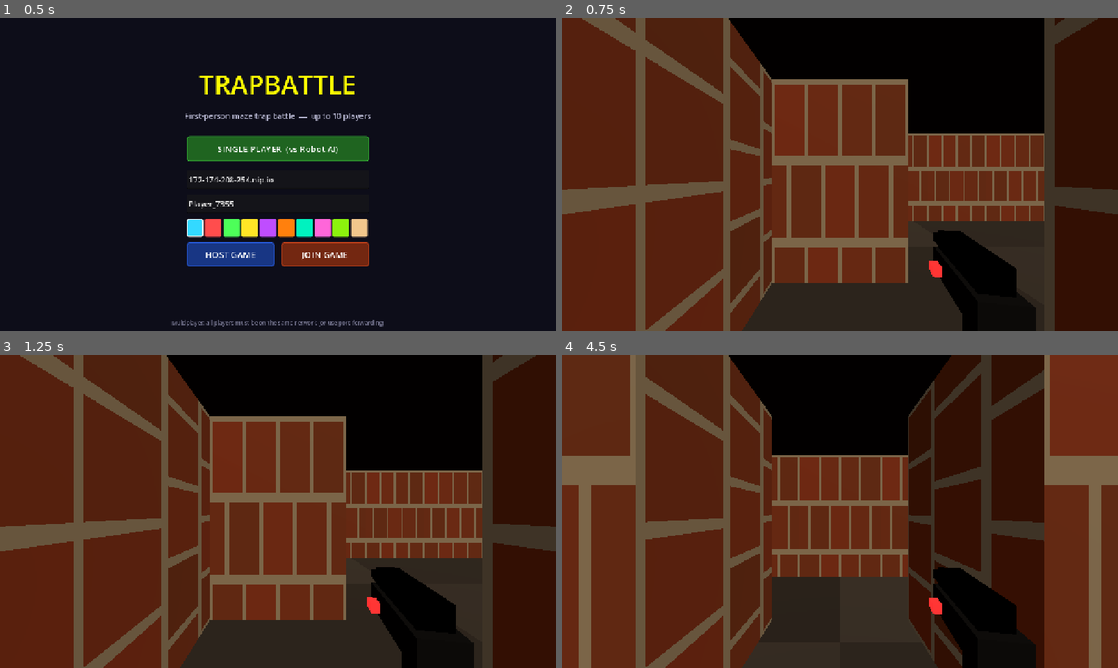
Above: before the commit, frames 1-4 (two rows, left to right).
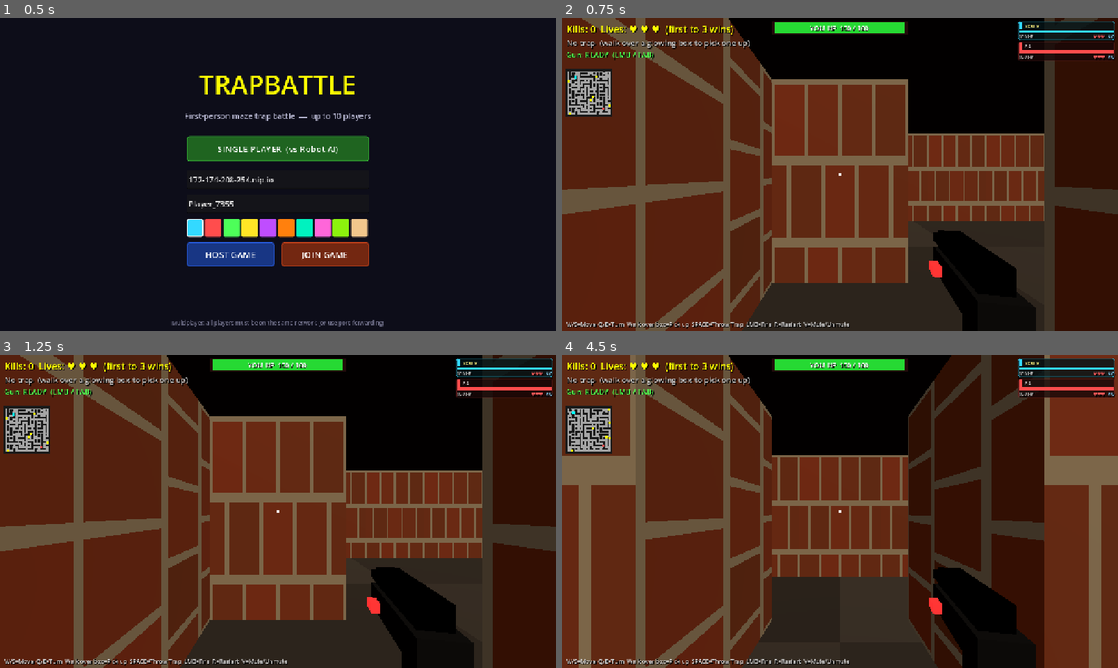
Above: after the commit, the same moments.

Repository: jyacine/trapbattle
Game: Godot game, scene res://scenes/Main.tscn
The game is run twice, just before and just after one commit, with the same random seed, the same clock (stepped at 60 frames per second) and the same inputs.
Inputs (mouse positions are in pixels of both pictures, inside the frame that each line leads up to):
- Up to frame 1 (0.5 s): no input
- Up to frame 2 (0.75 s): click "SINGLE PLAYER (vs Robot AI)" at 0.5 s
- Up to frame 3 (1.25 s): no input
- Up to frame 4 (4.5 s): tap Enter at 1.25 s; move the mouse to (867, 511) at 1.27 s; hold Q 1.28-2.03 s; hold Up (ui_up) 1.28-4.25 s; click (867, 511) at 1.42 s; tap Space at 1.52, 2.27, 3.77 s; move the mouse to (812, 511) at 2.02 s; tap E at 2.1 s; click (812, 511) at 2.17 s; move the mouse to (851, 505) at 2.77 s; tap Tab at 2.85 s; click (851, 505) at 2.92 s; move the mouse to (834, 517) at 3.52 s; tap R at 3.6 s; click (834, 517) at 3.67 s; click "SINGLE PLAYER (vs Robot AI)" at 4.25 s

Frame 1 is identical in both runs. In frame 2, 5.2% of the frame differs, in the area x 0-100%, y 1-100%; in frame 3, 5.2%; in frame 4, 6.0%.
Error before the commit: Parse Error: Cannot infer the type of "delta_v" variable because the value doesn't have a set type. (res://scripts/ui_manager.gd:808)

Commit message:
fix(touch): strafe-based joystick, always visible, no movement conflict
- Joystick now STRAFES (move relative to facing) instead of turning the
  player. Turning/aiming is done solely by the right-side look-drag, so
  the two inputs no longer fight over yaw — this removes the chaotic /
  jittery movement, especially when sliding along walls and objects.
- Fixes inverted control: pushing the stick right now moves right
  (was turning left due to yaw coupling).
- Joystick ring + knob are now fixed at bottom-left and ALWAYS visible;
  knob springs back to centre on release and re-centres on resize.
- Movement vector (forward*drive + right*strafe) is clamped to length 1.

Co-Authored-By: Claude Opus 4.8 <noreply@anthropic.com>

Diff:
--- a/scripts/player.gd
+++ b/scripts/player.gd
@@ -44,10 +44,9 @@
 var _footstep_timer:   float = 0.0
 const FOOTSTEP_INTERVAL := 0.42   # seconds between steps
 
-# ── Touch input ───────────────────────────────────────────────────────────────
-var touch_forward:  bool  = false
-var touch_backward: bool  = false
-var touch_turn:     float = 0.0   # joystick X: -1 (left) .. +1 (right)
+# ── Touch input (left joystick = strafe/move, relative to facing) ─────────────
+var touch_move_x: float = 0.0   # strafe: -1 (left)  .. +1 (right)
+var touch_move_y: float = 0.0   # drive:  -1 (back)  .. +1 (forward)
 
 # ── Multiplayer ───────────────────────────────────────────────────────────────
 var is_local: bool = true
@@ -111,10 +110,10 @@
 		return
 
 	var is_confused = game_manager.has_effect(peer_id, "confusion")
+	# Turning is keyboard (Q/E) + right-screen look-drag only — never the joystick.
 	var turn_dir = 0.0
 	if Input.is_key_pressed(KEY_Q): turn_dir -= rotation_speed * delta
 	if Input.is_key_pressed(KEY_E): turn_dir += rotation_speed * delta
-	turn_dir += touch_turn * rotation_speed * delta
 	if is_confused: turn_dir = -turn_dir
 	yaw += turn_dir
 	rotation.y = yaw
@@ -125,19 +124,32 @@
 
 	if can_move:
 		var speed_mult = 0.25 if game_manager.has_effect(peer_id, "freeze") else 1.0
-		var move = 0.0
-		if Input.is_action_pressed("ui_up")  or Input.is_key_pressed(KEY_W) or touch_forward:  move += 1.0
-		if Input.is_action_pressed("ui_down") or Input.is_key_pressed(KEY_S) or touch_backward: move -= 1.0
-		if is_confused: move = -move
-		if move != 0.0:
+
+		# Build a move vector relative to facing: Y = forward/back, X = strafe.
+		var drive  := 0.0
+		var strafe := 0.0
+		if Input.is_action_pressed("ui_up")   or Input.is_key_pressed(KEY_W): drive  += 1.0
+		if Input.is_action_pressed("ui_down") or Input.is_key_pressed(KEY_S): drive  -= 1.0
+		drive  += touch_move_y
+		strafe += touch_move_x
+		if is_confused:
+			drive  = -drive
+			strafe = -strafe
+
+		var forward := Vector3(-sin(yaw), 0.0, -cos(yaw))
+		var right   := Vector3( cos(yaw), 0.0, -sin(yaw))
+		var dir     := forward * drive + right * strafe
+		if dir.length() > 1.0:
+			dir = dir.normalized()
+
+		if dir.length_squared() > 0.0001:
 			# Footstep sound
 			_footstep_timer -= delta
 			if _footstep_timer <= 0.0:
 				if sound_manager: sound_manager.play_footstep()
 				_footstep_timer = FOOTSTEP_INTERVAL / speed_mult
 
-			var forward  = Vector3(-sin(yaw), 0.0, -cos(yaw))
-			var movement = forward * move * move_speed * speed_mult * delta
+			var movement = dir * move_speed * speed_mult * delta
 			var new_pos  = position + movement
 			if _is_walkable(new_pos):
 				position = new_pos
--- a/scripts/ui_manager.gd
+++ b/scripts/ui_manager.gd
@@ -47,8 +47,11 @@
 var _blind_overlay: ColorRect
 
 # ── Mobile controls (phone / web) ─────────────────────────────────────────────
-const _JOY_R    := 80.0   # joystick physical radius in pixels
-const _JOY_DEAD := 0.15   # normalised dead-zone
+const _JOY_BASE := 170.0  # joystick ring diameter
+const _JOY_KNOB := 70.0   # joystick knob diameter
+const _JOY_R    := 70.0   # max knob travel from centre, in pixels
+const _JOY_DEAD := 0.18   # normalised dead-zone
+const _JOY_MG   := 28     # joystick distance from screen corner
 
 var _joy_id:      int     = -1
 var _joy_origin:  Vector2 = Vector2.ZERO
@@ -123,6 +126,9 @@
 	_update_player_hud()
 	_update_minimap()
 	_update_crosshair()
+	# Keep the joystick knob parked at the ring centre while idle (also handles resize).
+	if _joy_base_nd != null and _joy_id == -1:
+		_recenter_knob()
 	if not game_manager.is_playing:
 		_show_overlay()
 
@@ -580,17 +586,17 @@
 	const FSZ := 120.0   # fire button diameter
 	const TSZ :=  90.0   # trap button diameter
 	const MG  :=  20     # screen-edge margin
-	const BSZ := 170.0   # joystick base diameter
-	const KSZ :=  70.0   # joystick knob diameter
-
-	# Joystick outer ring — shown dynamically where finger lands
-	_joy_base_nd = _circle_panel(BSZ, Color(0.12, 0.14, 0.18, 0.42), Color(0.90, 0.90, 0.90, 0.55), 3)
-	_joy_base_nd.visible = false
+
+	# Joystick outer ring — fixed at bottom-left, always visible
+	_joy_base_nd = _circle_panel(_JOY_BASE, Color(0.12, 0.14, 0.18, 0.42), Color(0.90, 0.90, 0.90, 0.55), 3)
+	_joy_base_nd.anchor_left   = 0.0; _joy_base_nd.anchor_right  = 0.0
+	_joy_base_nd.anchor_top    = 1.0; _joy_base_nd.anchor_bottom = 1.0
+	_joy_base_nd.offset_left   = _JOY_MG;            _joy_base_nd.offset_right  = _JOY_MG + _JOY_BASE
+	_joy_base_nd.offset_top    = -(_JOY_MG + _JOY_BASE); _joy_base_nd.offset_bottom = -_JOY_MG
 	add_child(_joy_base_nd)
 
-	# Joystick knob
-	_joy_knob_nd = _circle_panel(KSZ, Color(0.72, 0.74, 0.80, 0.72), Color(1.0, 1.0, 1.0, 0.88), 2)
-	_joy_knob_nd.visible = false
+	# Joystick knob — positioned absolutely (recentred each idle frame)
+	_joy_knob_nd = _circle_panel(_JOY_KNOB, Color(0.72, 0.74, 0.80, 0.72), Color(1.0, 1.0, 1.0, 0.88), 2)
 	add_child(_joy_knob_nd)
 
 	# FIRE button — large orange-red circle, bottom-right corner
@@ -753,14 +759,10 @@
 	if event is InputEventScreenTouch:
 		var pos: Vector2 = event.position
 		if event.pressed:
-			# Left half → joystick
+			# Left half → joystick (origin is the fixed ring centre)
 			if pos.x < vp_hw and _joy_id == -1:
-				_joy_id     = event.index
-				_joy_origin = pos
-				_joy_base_nd.position = pos - Vector2(_JOY_R * 1.0625, _JOY_R * 1.0625)
-				_joy_knob_nd.position = pos - Vector2(35.0, 35.0)
-				_joy_base_nd.visible  = true
-				_joy_knob_nd.visible  = true
+				_joy_id = event.index
+				_joy_update(pos)
 				get_viewport().set_input_as_handled()
 				return
 			# Right half → check action buttons first, then look
@@ -785,11 +787,9 @@
 		else:
 			if event.index == _joy_id:
 				_joy_id = -1
-				player.touch_forward  = false
-				player.touch_backward = false
-				player.touch_turn     = 0.0
-				_joy_base_nd.visible  = false
-				_joy_knob_nd.visible  = false
+				player.touch_move_x = 0.0
+				player.touch_move_y = 0.0
+				_recenter_knob()
 				get_viewport().set_input_as_handled()
 			elif event.index == _look_id:
 				_look_id = -1
@@ -804,26 +804,38 @@
 				get_viewport().set_input_as_handled()
 
 	elif event is InputEventScreenDrag:
+		var drag := event as InputEventScreenDrag
 		if event.index == _joy_id:
-			var delta_v  := event.position - _joy_origin
-			var dist     := delta_v.length()
-			var norm     := delta_v / max(dist, 1.0)
-			var clamped  := min(dist, _JOY_R)
-			_joy_knob_nd.position = _joy_origin + norm * clamped - Vector2(35.0, 35.0)
-			var strength := min(dist / _JOY_R, 1.0)
-			if strength > _JOY_DEAD:
-				player.touch_forward  = norm.y < -_JOY_DEAD
-				player.touch_backward = norm.y >  _JOY_DEAD
-				player.touch_turn     = norm.x * strength
-			else:
-				player.touch_forward  = false
-				player.touch_backward = false
-				player.touch_turn     = 0.0
+			_joy_update(drag.position)
 			get_viewport().set_input_as_handled()
 		elif event.index == _look_id:
-			var sens := player.mouse_sensitivity * 1.8
-			player._pending_yaw_delta -= event.relative.x * sens
-			player.pitch = clamp(player.pitch - event.relative.y * sens, -PI / 3.0, PI / 3.0)
+			var sens: float = player.mouse_sensitivity * 1.8
+			player._pending_yaw_delta -= drag.relative.x * sens
+			player.pitch = clamp(player.pitch - drag.relative.y * sens, -PI / 3.0, PI / 3.0)
 			if player.camera_node:
 				player.camera_node.rotation.x = player.pitch
 			get_viewport().set_input_as_handled()
+
+# Move the knob toward `pos` (clamped to ring) and update the strafe vector.
+func _joy_update(pos: Vector2) -> void:
+	if _joy_base_nd == null or player == null: return
+	var centre:  Vector2 = _joy_base_nd.get_global_rect().get_center()
+	var delta_v: Vector2 = pos - centre
+	var dist:    float   = delta_v.length()
+	var norm:    Vector2 = delta_v / maxf(dist, 1.0)
+	var clamped: float   = minf(dist, _JOY_R)
+	_joy_knob_nd.position = centre + norm * clamped - Vector2(_JOY_KNOB * 0.5, _JOY_KNOB * 0.5)
+
+	var strength: float = minf(dist / _JOY_R, 1.0)
+	if strength > _JOY_DEAD:
+		player.touch_move_x =  norm.x * strength   # +x = strafe right
+		player.touch_move_y = -norm.y * strength   # screen y is down → invert for forward
+	else:
+		player.touch_move_x = 0.0
+		player.touch_move_y = 0.0
+
+# Snap the knob back to the centre of the ring.
+func _recenter_knob() -> void:
+	if _joy_base_nd == null or _joy_knob_nd == null: return
+	var centre: Vector2 = _joy_base_nd.get_global_rect().get_center()
+	_joy_knob_nd.position = centre - Vector2(_JOY_KNOB * 0.5, _JOY_KNOB * 0.5)
